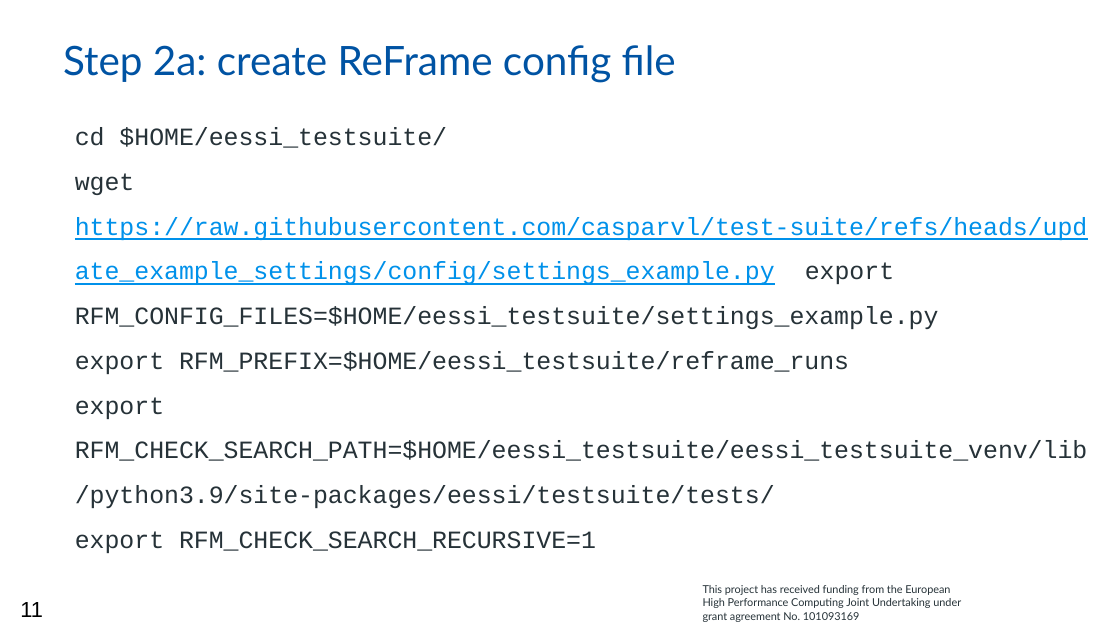
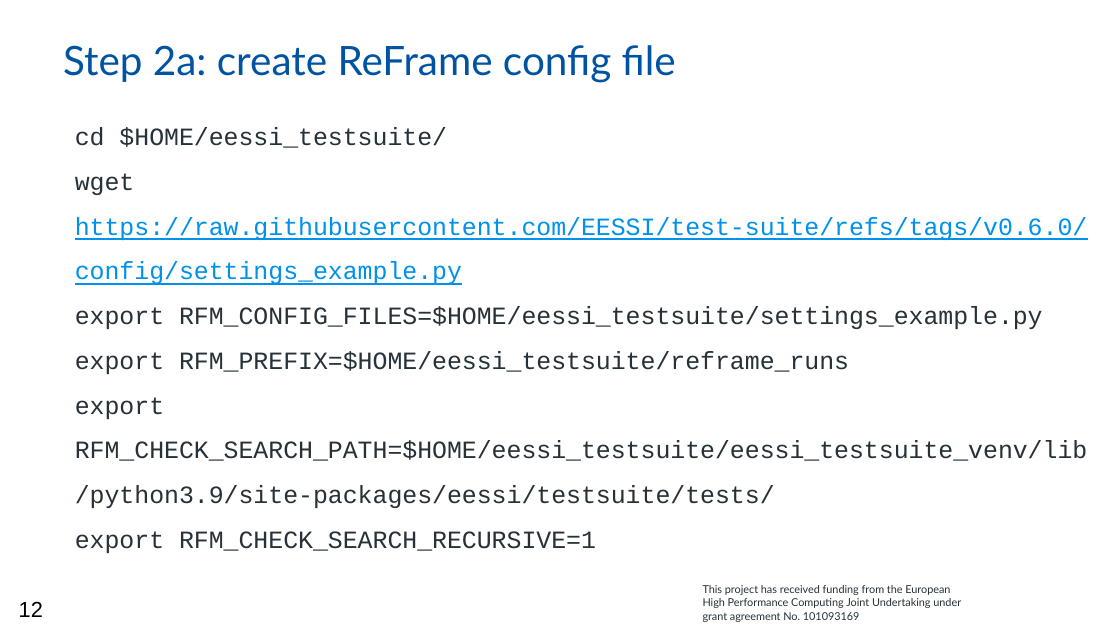
Before and after one commit to casparvl/EUM25, a slide deck: slide 12 of 2025-03 - EESSI test suite at EUM25.pptx (slide 11 before the commit). Drawn at 1120x630 pixels with LibreOffice and Linux fonts; fonts in the diff are those of the drawing; background and template pictures are left out. Boxes give left, top, right and bottom in pixels: in the first picture for what was removed or moved away, otherwise in the second. Text is boxed around its words. In the diff, an @@ line names an element or a change of style, - is before the commit and + after.

```diff
--- a/2025-03 - EESSI test suite at EUM25.pptx
+++ b/2025-03 - EESSI test suite at EUM25.pptx
@@ text at (75,173,1088,329): text changed @@
-wget https://raw.githubusercontent.com/casparvl/test-suite/refs/heads/update_example_settings/config/settings_example.py export RFM_CONFIG_FILES=$HOME/eessi_testsuite/settings_example.py
+wget https://raw.githubusercontent.com/EESSI/test-suite/refs/tags/v0.6.0/config/settings_example.py
+export RFM_CONFIG_FILES=$HOME/eessi_testsuite/settings_example.py
@@ page number at (19,601,43,617): text changed @@
-11
+12
```
Also in this commit, not shown: 6 other slides changed, 1 other file.
